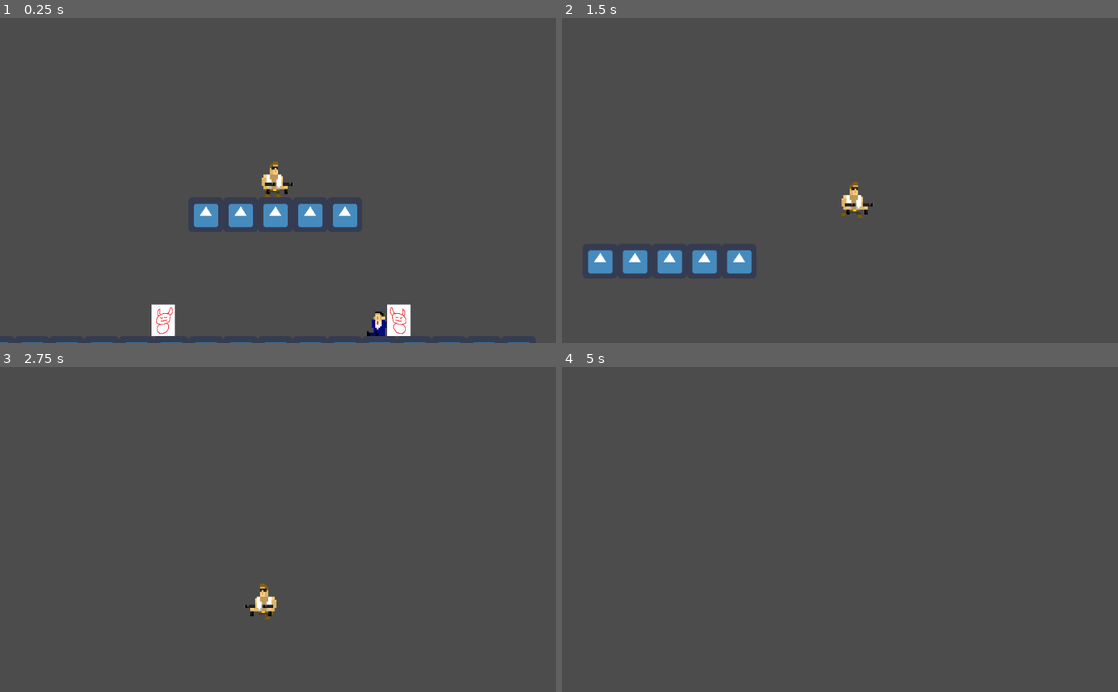
Above: before the commit, frames 1-4 (two rows, left to right).
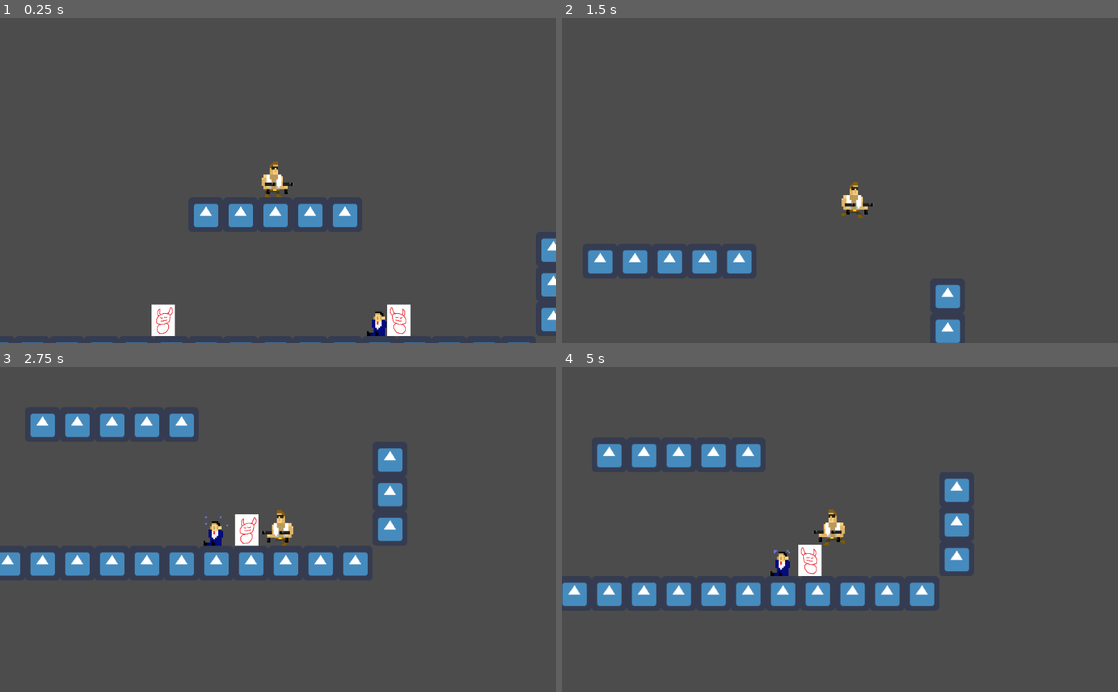
Above: after the commit, the same moments.

Repository: Slimonade1/Eksamensprojekt
Game: Godot game, scene res://Scenes/masterScene.tscn
The game is run twice, just before and just after one commit, with the same random seed, the same clock (stepped at 60 frames per second) and the same inputs. The engine's default icon, where the game draws it, is replaced by a stand-in: a white triangle on a blue panel in a dark square.
Inputs:
- Up to frame 1 (0.25 s): no input
- Up to frame 2 (1.5 s): hold D (ui_right) from 0.53 s (still down); tap W (ui_up) at 0.77 s
- Up to frame 3 (2.75 s): tap W (ui_up) at 1.52 s; release D (ui_right) at 2.03 s; hold A (ui_left) from 2.03 s (still down)
- Up to frame 4 (5 s): release A (ui_left) at 2.78 s; hold D (ui_right) 2.78-4.28 s; tap W (ui_up) at 3.02, 3.77, 4.52 s; hold A (ui_left) from 4.28 s (still down)

The runs differ from the first frame. In frame 1, 0.6% of the frame differs, in the area x 97-100%, y 67-97%; in frame 2, 0.6%; in frame 3, 7.1%, in the area x 0-73%, y 14-78%; in frame 4, 7.1%.

Commit message:
#1 Wall climb, men meget dårlig

Diff:
--- a/Scenes/gameScene.tscn
+++ b/Scenes/gameScene.tscn
@@ -49,7 +49,7 @@
 tile_set = SubResource( 2 )
 cell_quadrant_size = 64
 format = 1
-tile_data = PoolIntArray( -131075, 0, 0, -131074, 0, 0, -131073, 0, 0, -196608, 0, 0, -196607, 0, 0, -65499, 0, 0, 131062, 0, 0, 131063, 0, 0, 1310 …(199 unchanged characters)…
+tile_data = PoolIntArray( -131075, 0, 0, -131074, 0, 0, -131073, 0, 0, -196608, 0, 0, -196607, 0, 0, -131065, 0, 0, -65529, 0, 0, -65499, 0, 0, 7, 0, 0, 131062, 0, 0, 131063, 0, 0, 1310 …(199 unchanged characters)…
 
 [node name="Companions" type="Node" parent="."]
 
--- a/Scripts/Player.gd
+++ b/Scripts/Player.gd
@@ -43,7 +43,10 @@
 		vel.x += speed
 
 	#apply gravity to player
-	vel.y += gravity * delta
+	if is_on_wall():
+		vel.y = 0
+	else:
+		vel.y += gravity * delta
 
 	if Input.is_action_pressed("ui_up") and is_on_floor():
 		vel.y -= jumpForce
